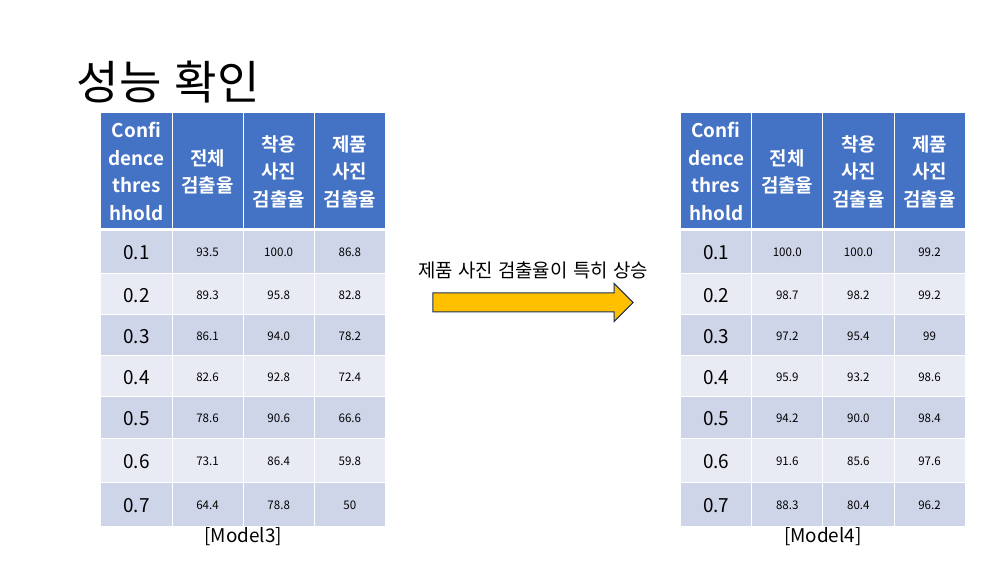
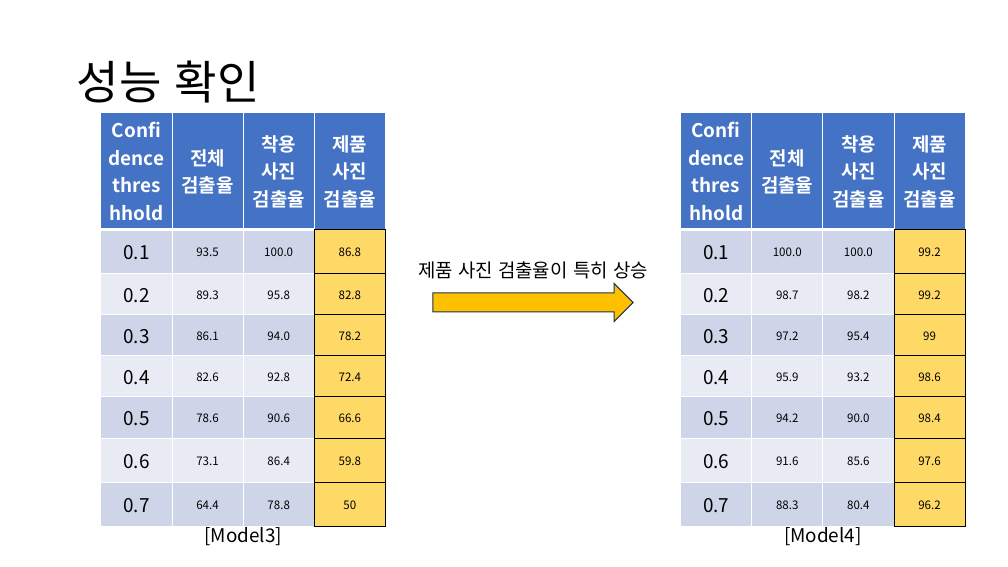
Before and after one commit to Playdata-G-DA35/DA35-final-team2-Item_Classification_RPA, a slide deck: slide 17 of documents/Clothes Detection 모델 보고서.pptx (slide 14 before the commit). Drawn at 1008x567 pixels with LibreOffice and Linux fonts; fonts in the diff are those of the drawing. Boxes give left, top, right and bottom in pixels: in the first picture for what was removed or moved away, otherwise in the second. Text is boxed around its words. In the diff, an @@ line names an element or a change of style, - is before the commit and + after.

```diff
--- a/documents/Clothes Detection 모델 보고서.pptx
+++ b/documents/Clothes Detection 모델 보고서.pptx
@@ table at [101, 112, 385, 517] @@
@@ fill #CFD5EA to #FFD966 in 4 cells @@
@@ fill #E9EBF5 to #FFD966 in 3 cells @@
@@ borders changed @@
@@ table at [681, 112, 965, 517] @@
@@ fill #CFD5EA to #FFD966 in 4 cells @@
@@ fill #E9EBF5 to #FFD966 in 3 cells @@
@@ borders changed @@
```
Also in this commit, not shown: 7 other slides changed, 4 slides added, 1 slide removed, 1 other file.
